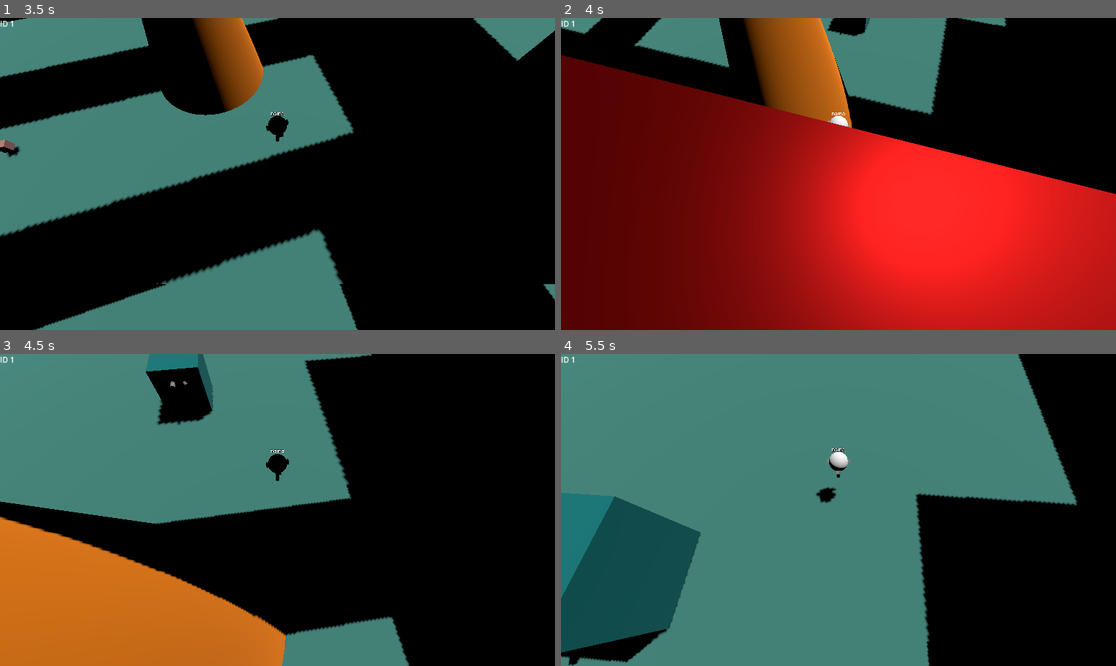
Above: before the commit, frames 1-4 (two rows, left to right).
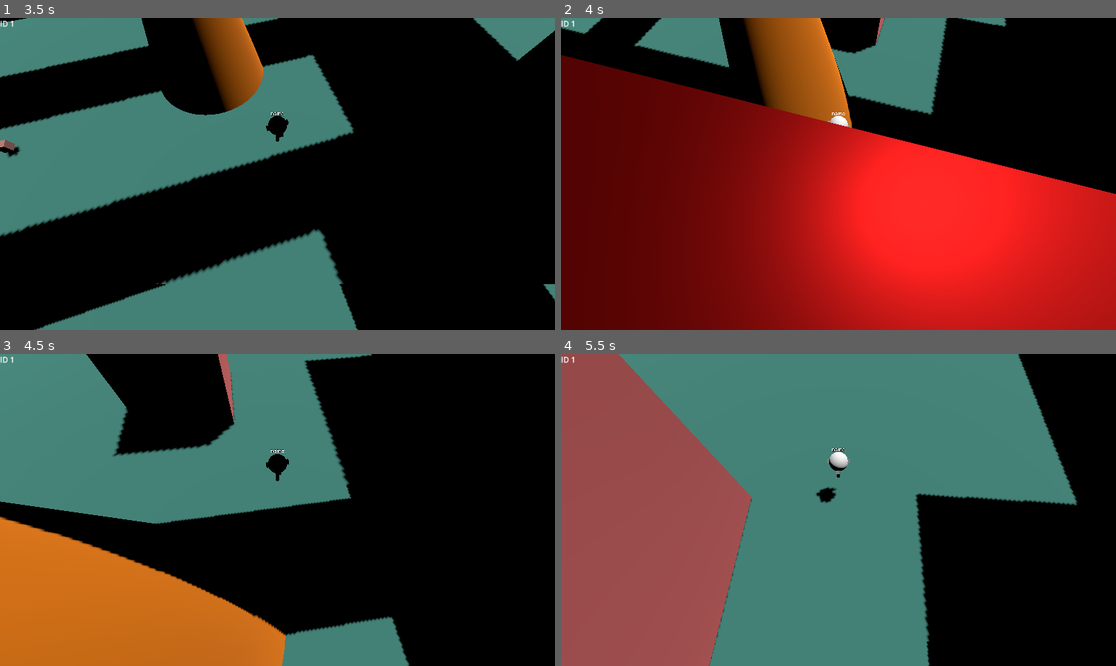
Above: after the commit, the same moments.

Repository: icvara/BestOnnlineGameEver
Game: Godot game, scene res://world/main.tscn
The game is run twice, just before and just after one commit, with the same random seed, the same clock (stepped at 60 frames per second) and the same inputs.
Inputs (mouse positions are in pixels of both pictures, inside the frame that each line leads up to):
- Up to frame 1 (3.5 s): click (277, 117) at 0.52 s; type "Alex" at 0.6 s; click "Host" at 1.25 s; click "Play" at 2 s; move the mouse to (305, 174) at 2.77 s; hold W (up) from 2.78 s (still down); tap Space (space) at 2.85 s
- Up to frame 2 (4 s): keep holding W (up); move the mouse to (810, 174) at 3.52 s; tap Space (space) at 3.6 s
- Up to frame 3 (4.5 s): keep holding W (up); move the mouse to (288, 503) at 4.27 s; tap Space (space) at 4.35 s
- Up to frame 4 (5.5 s): keep holding W (up); move the mouse to (832, 516) at 5.02 s; tap Space (space) at 5.1 s

Frame 1 is identical in both runs. In frame 2, 0.7% of the frame differs, in the area x 46-59%, y 0-12%; in frame 3, 5.0%; in frame 4, 27%, in the area x 0-35%, y 0-100%.

Commit message:
change cube weight

Diff:
--- a/world/block.tscn
+++ b/world/block.tscn
@@ -1,11 +1,11 @@
 [gd_scene load_steps=7 format=3 uid="uid://donpaq1mbvqhj"]
 
 [sub_resource type="StandardMaterial3D" id="StandardMaterial3D_5je6b"]
-albedo_color = Color(0, 0.46523196, 0.46570224, 1)
+albedo_color = Color(0.95686275, 0.46666667, 0.46666667, 1)
 
 [sub_resource type="BoxMesh" id="BoxMesh_ttf62"]
 material = SubResource("StandardMaterial3D_5je6b")
-size = Vector3(5, 5, 5)
+size = Vector3(10, 10, 10)
 
 [sub_resource type="CylinderMesh" id="CylinderMesh_q7ev5"]
 top_radius = 0.2
@@ -14,7 +14,7 @@
 size = Vector3(1.2, 0.8, 1)
 
 [sub_resource type="BoxShape3D" id="BoxShape3D_ja21k"]
-size = Vector3(5, 5, 5)
+size = Vector3(10, 10, 10)
 
 [sub_resource type="SceneReplicationConfig" id="SceneReplicationConfig_5je6b"]
 properties/0/path = NodePath(".:position")
@@ -31,11 +31,11 @@
 mesh = SubResource("BoxMesh_ttf62")
 
 [node name="MeshInstance3D" type="MeshInstance3D" parent="MeshInstance3D"]
-transform = Transform3D(1, 0, 0, 0, 0.07275081, -0.99735016, 0, 0.99735016, 0.07275081, -0.49103427, 1.0702463, 2.170562)
+transform = Transform3D(1, 0, 0, 0, 0.07275081, -0.99735016, 0, 0.99735016, 0.07275081, -0.49103427, 1.0702463, 4.468992)
 mesh = SubResource("CylinderMesh_q7ev5")
 
 [node name="MeshInstance3D2" type="MeshInstance3D" parent="MeshInstance3D"]
-transform = Transform3D(0.8896875, 0.45499802, -0.037855394, 0, -0.082912564, -0.9965568, -0.45657006, 0.8866241, -0.07376627, 0.45516562, 1.0702463, 1.9583013)
+transform = Transform3D(0.8896875, 0.45499802, -0.037855394, 0, -0.082912564, -0.9965568, -0.45657006, 0.8866241, -0.07376627, 0.45516562, 1.0702463, 4.3243036)
 mesh = SubResource("CylinderMesh_q7ev5")
 
 [node name="MeshInstance3D3" type="MeshInstance3D" parent="MeshInstance3D"]
